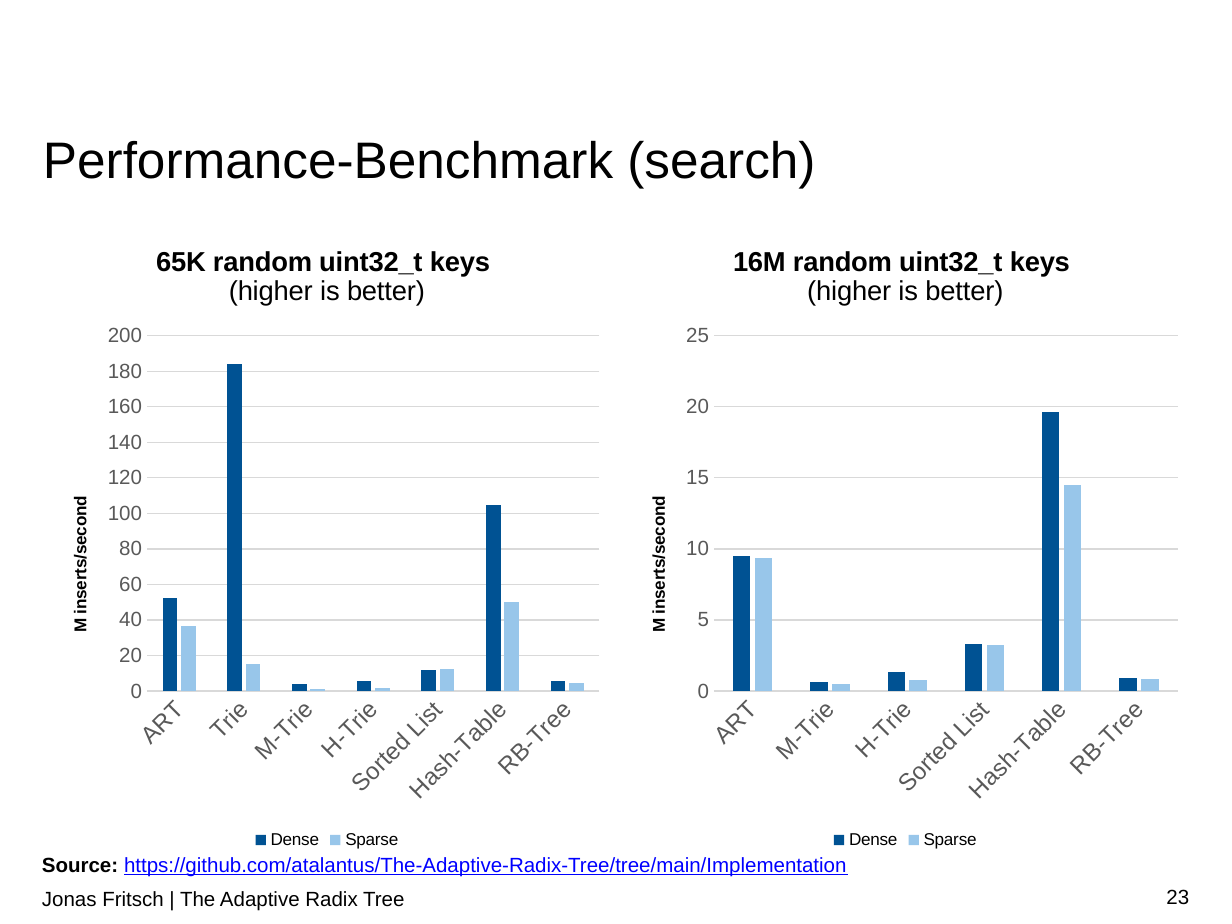
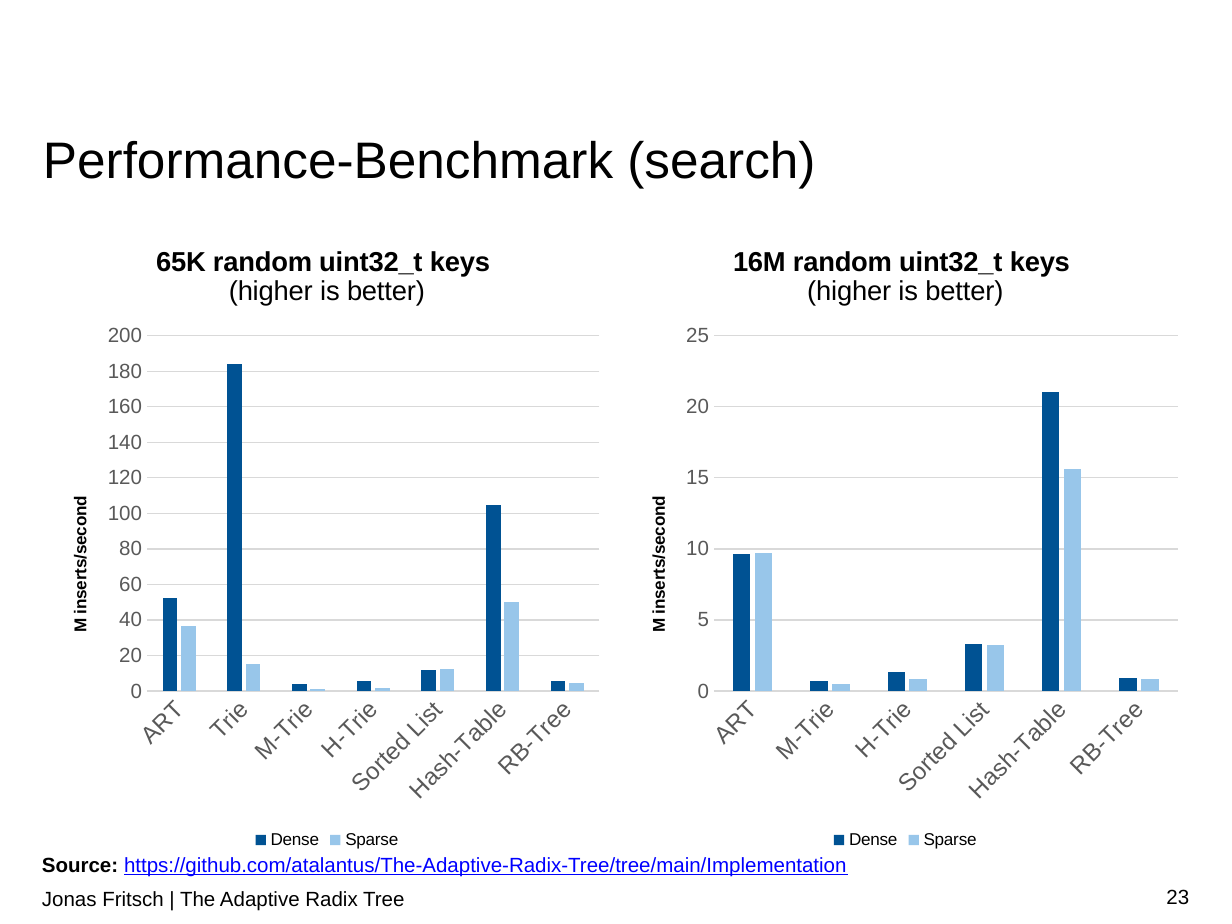
Before and after one commit to atalantus/The-Adaptive-Radix-Tree, a slide deck: slide 23 of Presentation/The Adaptive Radix Tree.pptx. Drawn at 1232x924 pixels with LibreOffice and Linux fonts; fonts in the diff are those of the drawing; background and template pictures are left out. Boxes give left, top, right and bottom in pixels: in the first picture for what was removed or moved away, otherwise in the second. Text is boxed around its words. In the diff, an @@ line names an element or a change of style, - is before the commit and + after.

```diff
--- a/Presentation/The Adaptive Radix Tree.pptx
+++ b/Presentation/The Adaptive Radix Tree.pptx
@@ column chart at <box>621,222,1189,855</box> @@
@@ Dense, ART: 9.5 to 9.7 @@
@@ Dense, M-Trie: 0.6 to 0.7 @@
@@ Dense, Hash-Table: 19.6 to 21 @@
@@ Sparse, ART: 9.3 to 9.7 @@
@@ Sparse, Hash-Table: 14.5 to 15.7 @@
```
Also in this commit, not shown: 1 other slide changed.
